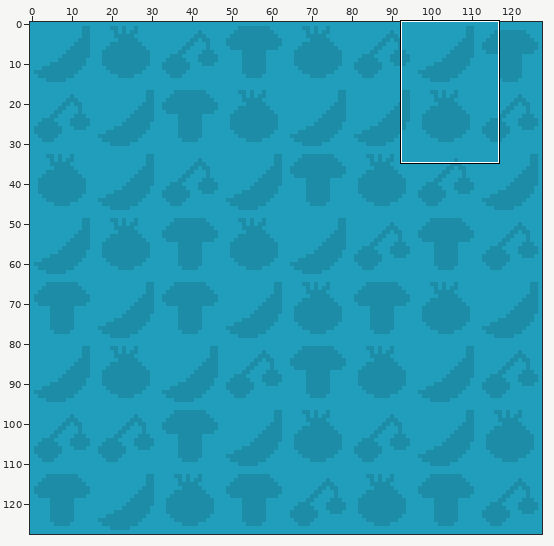
Pixel-art file -- itchio/Background.aseprite. The picture above shows the old version from afar; the outline marks the close-up.
Close-up. As it was:
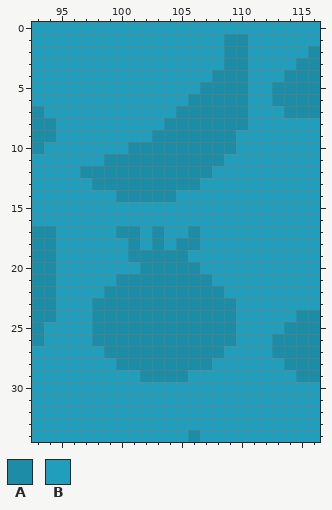
128x128 pixels, 1 frame. Shown: x 93..116, y 0..34. The commit also changed other parts of the picture, which this record leaves out.
Visible layers, top first: "Layer 1", "Layer 2".
Palette (. is transparent): A #1d8ca7  B #219ebc
Pixels before, first column x 93:
 0 BBBBBBBBBBBBBBBBBBBBBBBB
 1 BBBBBBBBBBBBBBBBAABBBBBB
 2 BBBBBBBBBBBBBBBBAABBBBBA
 3 BBBBBBBBBBBBBBBBAABBBBAA
 4 BBBBBBBBBBBBBBBAAABBBAAA
 5 BBBBBBBBBBBBBBAAAABBAAAA
 6 BBBBBBBBBBBBBAAAAABBAAAA
 7 ABBBBBBBBBBBAAAAAABBBAAA
 8 AABBBBBBBBBAAAAAAABBBBBB
 9 AABBBBBBBBAAAAAAABBBBBBB
10 ABBBBBBBAAAAAAAAABBBBBBB
11 BBBBBBAAAAAAAAAABBBBBBBB
12 BBBBAAAAAAAAAAABBBBBBBBB
13 BBBBBAAAAAAAAABBBBBBBBBB
14 BBBBBBBAAAAABBBBBBBBBBBB
15 BBBBBBBBBBBBBBBBBBBBBBBB
16 BBBBBBBBBBBBBBBBBBBBBBBB
17 AABBBBBAABABBABBBBBBBBBB
18 AABBBBBBABABAABBBBBBBBBB
19 AABBBBBBAAAAABBBBBBBBBBB
20 AABBBBBBBAAAAABBBBBBBBBB
21 AABBBBBAAAAAAAABBBBBBBBB
22 AABBBBAAAAAAAAAABBBBBBBB
23 AABBBAAAAAAAAAAAABBBBBBB
24 AABBBAAAAAAAAAAAABBBBBAA
25 ABBBBAAAAAAAAAAAABBBBAAA
26 ABBBBAAAAAAAAAAAABBBAAAA
27 BBBBBBAAAAAAAAAABBBBAAAA
28 BBBBBBBAAAAAAAABBBBBBAAA
29 BBBBBBBBBAAAABBBBBBBBBAA
30 BBBBBBBBBBBBBBBBBBBBBBBB
31 BBBBBBBBBBBBBBBBBBBBBBBB
32 BBBBBBBBBBBBBBBBBBBBBBBB
33 BBBBBBBBBBBBBBBBBBBBBBBB
34 BBBBBBBBBBBBBABBBBBBBBBB
After:
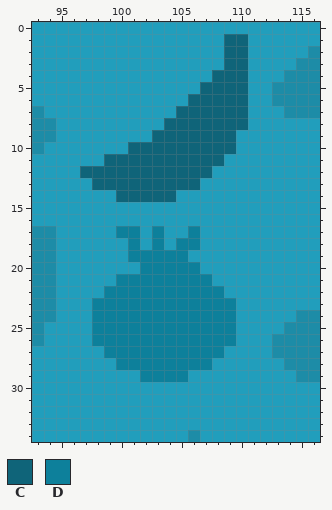
Colours new in this view: C #0f6479  D #0d809b
Change:
Layer "Layer 1":
y 1..3: x 109..110 AA -> CC
y 4: x 108..110 AAA -> CCC
y 5: x 107..110 AAAA -> CCCC
y 6: x 106..110 AAAAA -> CCCCC
y 7: x 105..110 AAAAAA -> CCCCCC
y 8: x 104..110 AAAAAAA -> CCCCCCC
y 9: x 103..109 AAAAAAA -> CCCCCCC
y 10: x 101..109 AAAAAAAAA -> CCCCCCCCC
y 11: x 99..108 AAAAAAAAAA -> CCCCCCCCCC
y 12: x 97..107 AAAAAAAAAAA -> CCCCCCCCCCC
y 13: x 98..106 AAAAAAAAA -> CCCCCCCCC
y 14: x 100..104 AAAAA -> CCCCC
y 17: x 100..101 AA -> DD; x 103 A -> D; x 106 A -> D
y 18: x 101 A -> D; x 103 A -> D; x 105..106 AA -> DD
y 19: x 101..105 AAAAA -> DDDDD
y 20: x 102..106 AAAAA -> DDDDD
y 21: x 100..107 AAAAAAAA -> DDDDDDDD
y 22: x 99..108 AAAAAAAAAA -> DDDDDDDDDD
y 23..26: x 98..109 AAAAAAAAAAAA -> DDDDDDDDDDDD
y 27: x 99..108 AAAAAAAAAA -> DDDDDDDDDD
y 28: x 100..107 AAAAAAAA -> DDDDDDDD
y 29: x 102..105 AAAA -> DDDD
